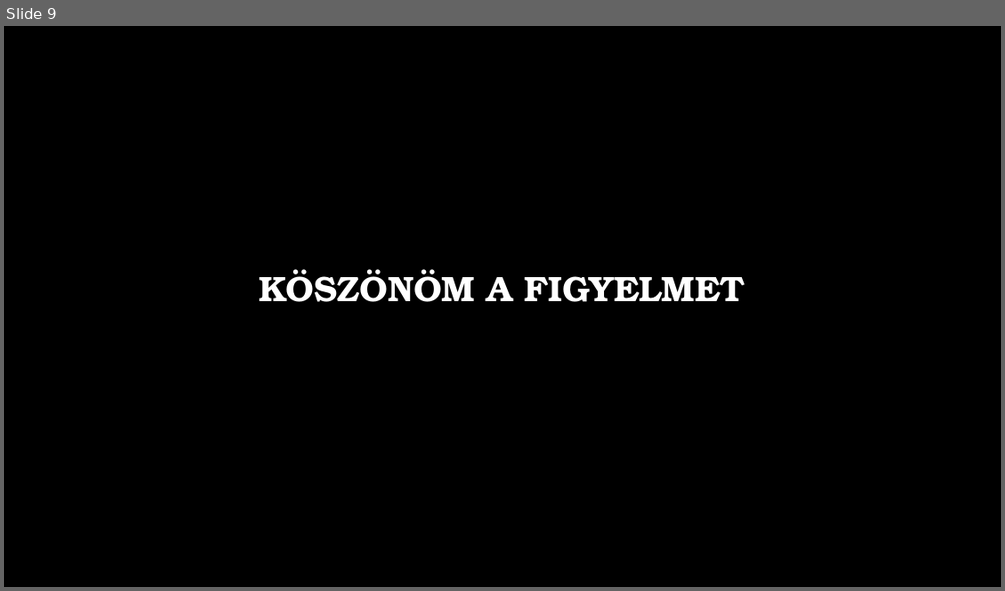
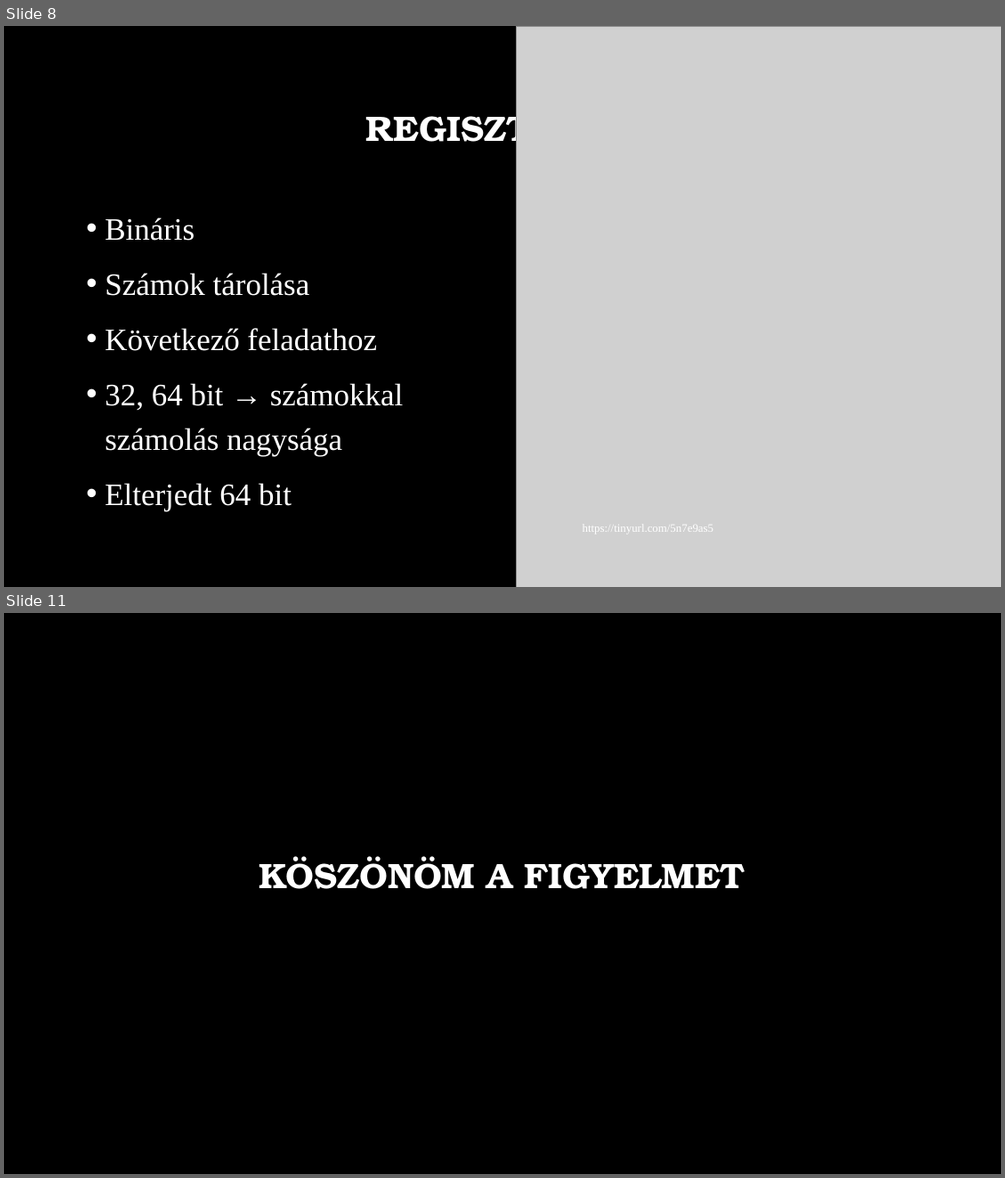
Before and after one commit to MszrsRicsi/Paprika, a slide deck: Processzorok.pptx. Shown one above the other, each under a label of ours: slide 9 before the commit, slides 8 and 11 after it; the slides between them are not shown. The pictures are 1005x591 and 1005x1178 pixels, drawn with LibreOffice and Linux fonts; fonts in the diff are those of the drawing; grey boxes stand for pictures; background and template pictures are left out. Boxes give left, top, right and bottom in pixels: in the first picture for what was removed or moved away, otherwise in the second. Text is boxed around its words. In the diff, an @@ line names an element or a change of style, - is before the commit and + after.

```diff
--- a/Processzorok.pptx
+++ b/Processzorok.pptx
@@ slide 8 added at (4,26,1001,587), background picture (left out) @@
@@ picture added at (517,26,1001,587) @@
@@ title added at (366,105,638,151), 34 pt, text #FFFFFF, bold @@
+REGISZTEREK
@@ text added at (105,217,403,512), 30 pt, text #FFFFFF @@
+• Bináris
+• Számok tárolása
+• Következő feladathoz
+• 32, 64 bit → számokkal számolás nagysága
+• Elterjedt 64 bit
@@ text added at (582,525,713,533), 11 pt, text #FFFFFF @@
+https://tinyurl.com/5n7e9as5
@@ what was slide 9 is now slide 11 @@
```
Also in this commit, not shown: 3 slides changed, 5 other slides added, 4 slides removed.
